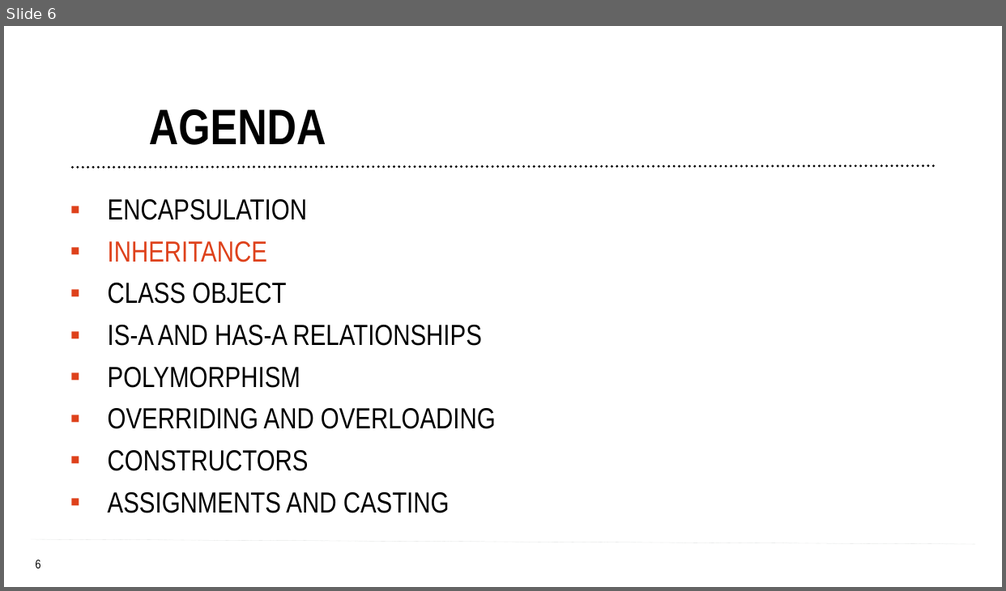
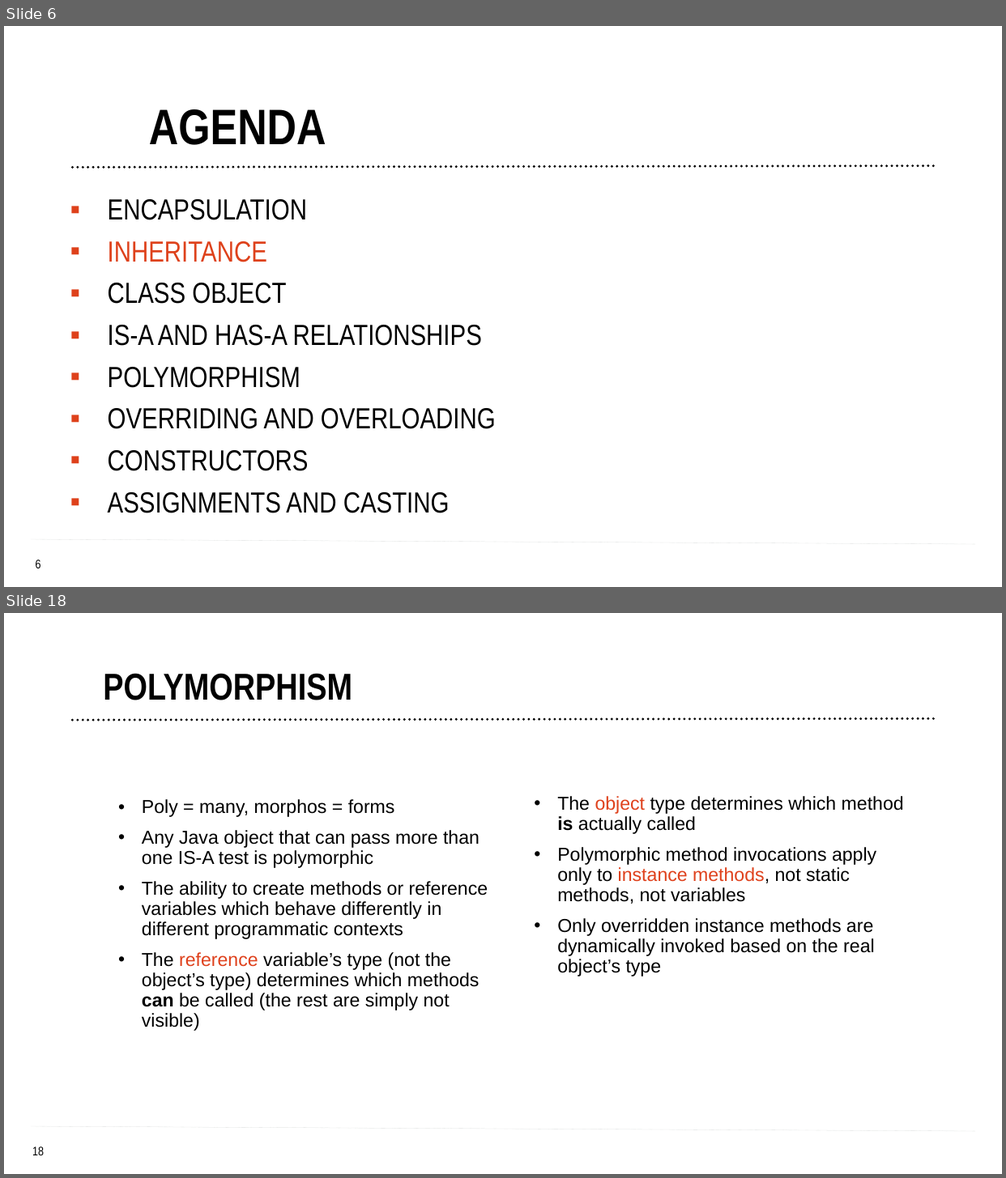
Before and after one commit to tamaradobrin/OOP2, a slide deck: OOP PART 2.pptx. Shown one above the other, each under a label of ours: slide 6 before the commit, slides 6 and 18 after it; the slides between them are not shown. The pictures are 1006x591 and 1006x1178 pixels, drawn with LibreOffice and Linux fonts; fonts in the diff are those of the drawing; background and template pictures are left out. Boxes give left, top, right and bottom in pixels: in the first picture for what was removed or moved away, otherwise in the second. Text is boxed around its words. In the diff, an @@ line names an element or a change of style, - is before the commit and + after.

```diff
--- a/OOP PART 2.pptx
+++ b/OOP PART 2.pptx
@@ slide 18 added at box(4, 613, 1002, 1174), background #FFFFFF; not listed: 2 template elements that a slide beside it also shows @@
@@ title added at box(103, 673, 352, 700), 36 pt, text #000000, bold @@
+POLYMORPHISM
@@ line added from (934, 718) to (70, 720), #000000 2.5 pt dashed @@
@@ text added at box(142, 799, 488, 1031), 18 pt, text #000000 @@
+• Poly = many, morphos = forms
+• Any Java object that can pass more than one IS-A test is polymorphic
+• The ability to create methods or reference variables which behave differently in different programmatic contexts
+• The reference variable’s type (not the object’s type) determines which methods can be called (the rest are simply not visible)
@@ text added at box(557, 796, 904, 977), 18 pt, text #000000 @@
+• The object type determines which method is actually called
+• Polymorphic method invocations apply only to instance methods, not static methods, not variables
+• Only overridden instance methods are dynamically invoked based on the real object’s type
@@ page number added at box(485, 881, 522, 906), 20 pt, text #FFFFFF @@
+18
```
Also in this commit, not shown: 2 slides changed, 22 other slides added, 17 other files.
